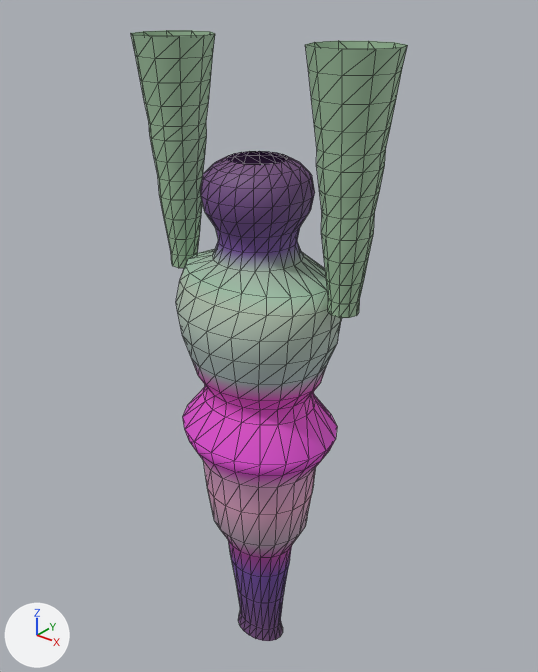
A saved change to the glTF model public/models/avatar-female.glb.
Rendered twice from a 50 mm camera at (1.39, -1.68, 2.33) aimed at (-0.02, 0.08, 1.24). Every picture has the same lights, and +X, +Y and +Z are marked at lower left. The picture after the commit comes second. Mesh edges are drawn as thin lines.

The first picture shows 'BodyNode'.
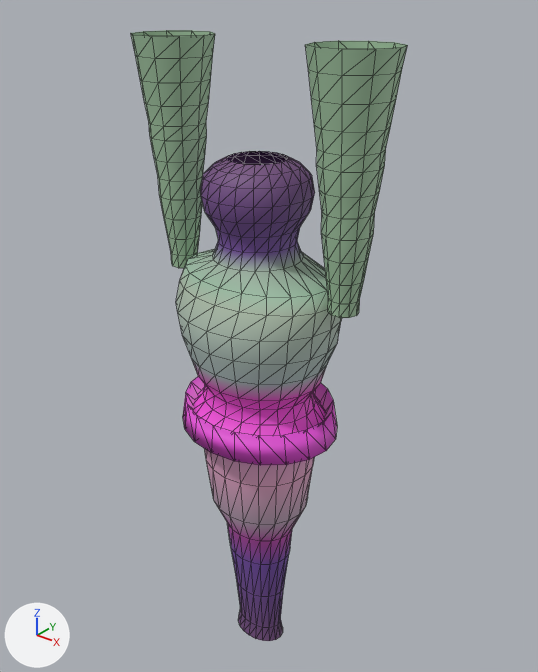
The newer file adds a shape key; the second version is drawn at full value of the shape key 'morph_20' of 'BodyNode', and the change is written as the vertex moves it makes.

The change, as JSON lines over the scene's bpy script:
```json
{"block": "me_body", "where": "me_body.from_pydata(...)  # 780 vertices, 1480 faces; spans x -0.45..0.45, y -0.24..0.24, z 0.0..2.17"}
{"block": "me_body", "where": "# used by ob_bodynode; location = (0.0, 0.0, 0.0)"}
{"block": "me_body", "change": "me_body part 1: all 160 vertices in x -0.26..0.26, y -0.23..0.23, z 0.05..0.9 are scaled about the mesh origin by (1, 1, 1.17)"}
```

Where the change shows, as pixel boxes [x1, y1, x2, y2] in the pictures (538 x 672 px; the box of a moved part takes in the faces that stretch with it):
```json
{"part": 1, "of": "me_body", "change": "moved or reshaped", "before": [185, 430, 335, 641], "after": [183, 376, 337, 641]}
```
